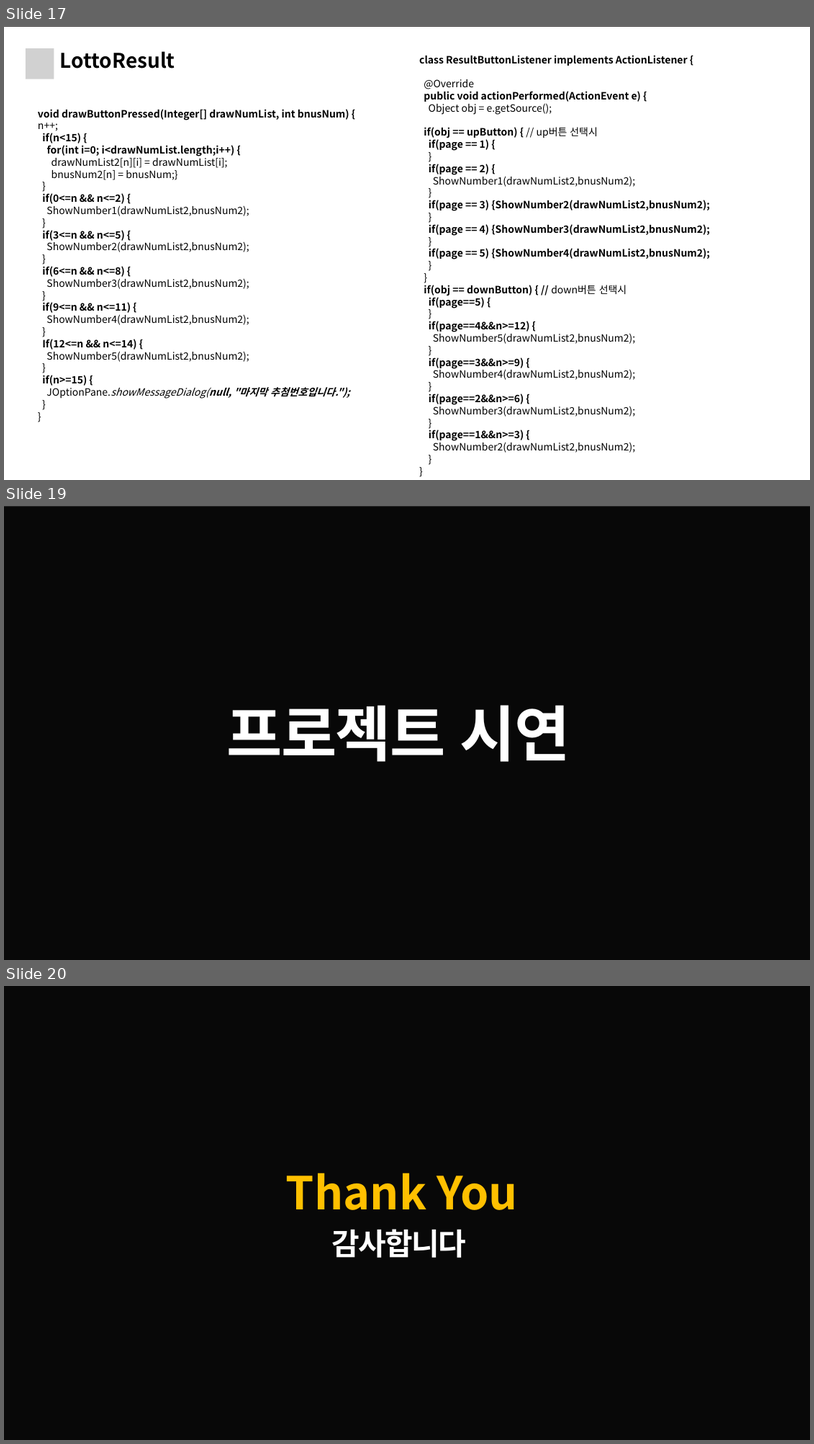
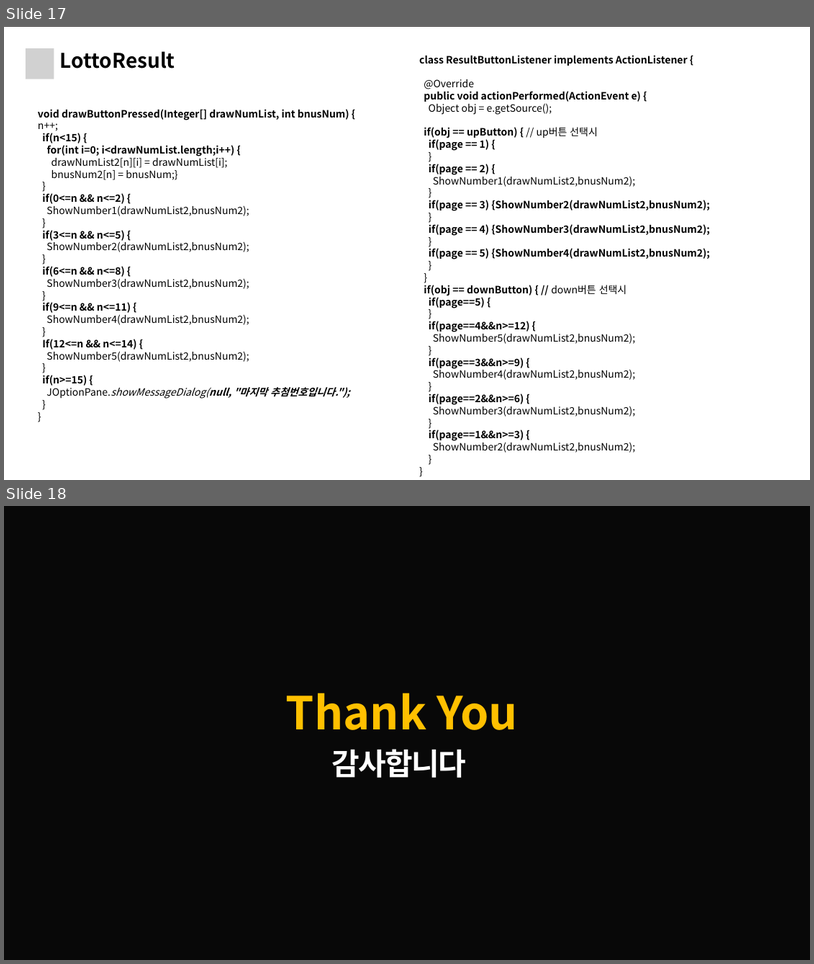
Before and after one commit to Sonw00/LottoDraw, a slide deck: Lotto추첨기 최종.pptx. Shown one above the other, each under a label of ours: slides 17, 19 and 20 before the commit, slides 17 and 18 after it; the slides between them are not shown. The pictures are 814x1444 and 814x964 pixels, drawn with LibreOffice and Linux fonts; fonts in the diff are those of the drawing; background and template pictures are left out; a plain dark background stands for a picture behind light text. Boxes give left, top, right and bottom in pixels: in the first picture for what was removed or moved away, otherwise in the second. Text is boxed around its words. In the diff, an @@ line names an element or a change of style, - is before the commit and + after.

```diff
--- a/Lotto추첨기 최종.pptx
+++ b/Lotto추첨기 최종.pptx
@@ slide 19 removed at (4, 506, 810, 960), background picture (left out) @@
@@ rectangle removed at (4, 507, 810, 960) @@
@@ text removed at (227, 705, 571, 762) @@
-프로젝트 시연
@@ what was slide 20 is now slide 18 @@
```
Also in this commit, not shown: 2 slides changed, 1 other slide removed.
